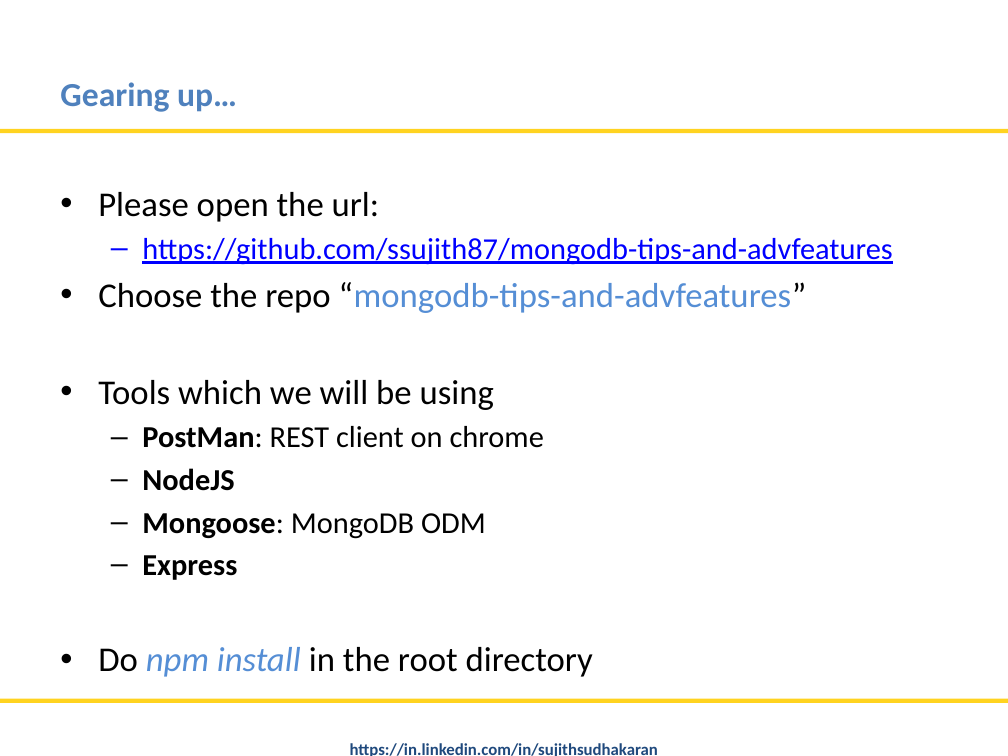
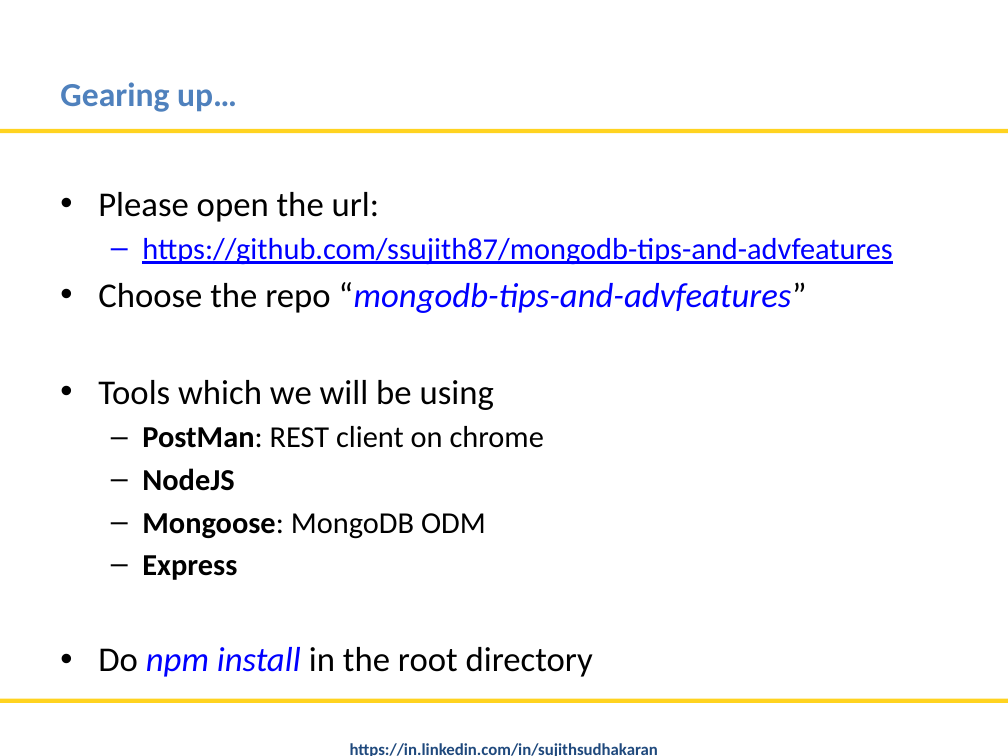
Before and after one commit to nitinmlvya/mongodb-tips-and-advfeatures, a slide deck: slide 2 of MongoDB Tips and Advance Features.pptx. Drawn at 1008x756 pixels with LibreOffice and Linux fonts; fonts in the diff are those of the drawing; background and template pictures are left out. Boxes give left, top, right and bottom in pixels: in the first picture for what was removed or moved away, otherwise in the second. Text is boxed around its words. In the diff, an @@ line names an element or a change of style, - is before the commit and + after.

```diff
--- a/MongoDB Tips and Advance Features.pptx
+++ b/MongoDB Tips and Advance Features.pptx
@@ text at (98, 282, 807, 677): text colour #558ED5 to #0000FF in "“mongodb-tips-and-advfeatures”", "npm install"; italic on in "“mongodb-tips-and-advfeatures”" @@
```
Also in this commit, not shown: 11 other slides changed, 1 other file.
